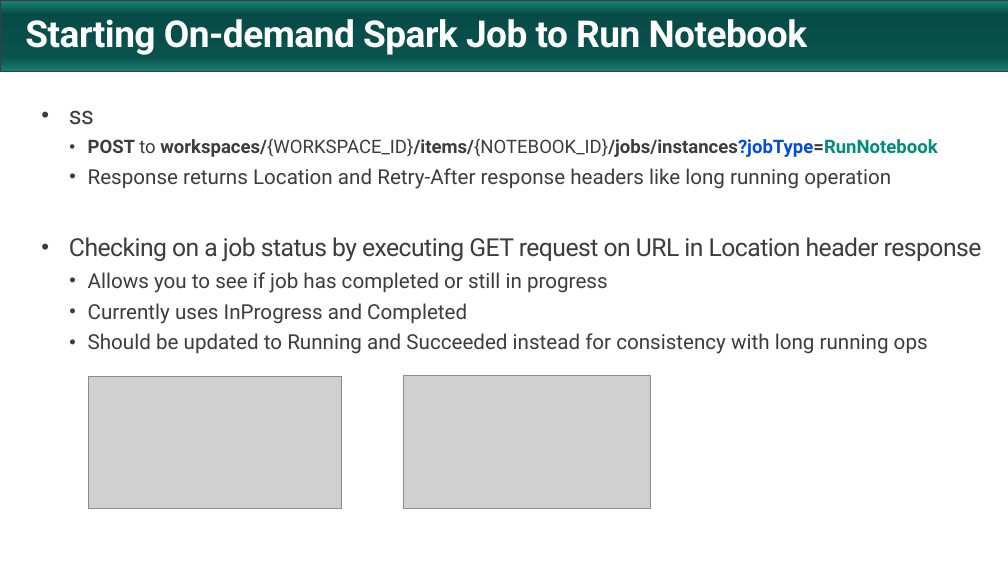
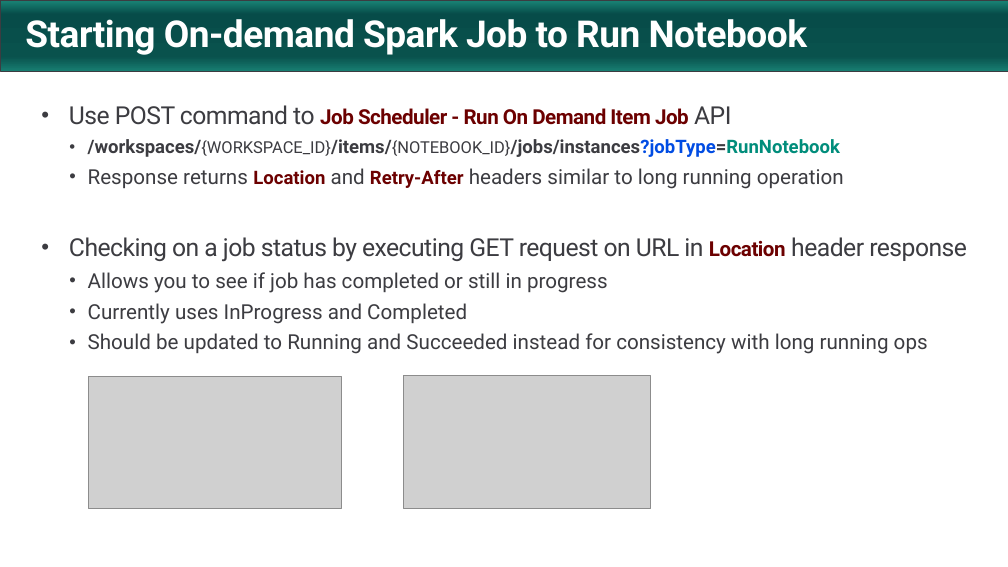
Before and after one commit to PowerBiDevCamp/FabricUserApiDemo, a slide deck: slide 40 of Getting Started.pptx (slide 39 before the commit). Drawn at 1008x567 pixels with LibreOffice and Linux fonts; fonts in the diff are those of the drawing; grey boxes stand for pictures; background and template pictures are left out. Boxes give left, top, right and bottom in pixels: in the first picture for what was removed or moved away, otherwise in the second. Text is boxed around its words. In the diff, an @@ line names an element or a change of style, - is before the commit and + after.

```diff
--- a/Getting Started.pptx
+++ b/Getting Started.pptx
@@ text at <box>69,105,844,189</box>: text changed; size 18 to 20 pt; bold on @@
-• ss
-  • POST to workspaces/{WORKSPACE_ID}/items/{NOTEBOOK_ID}/jobs/instances?jobType=RunNotebook
-  • Response returns Location and Retry-After response headers like long running operation
+• Use POST command to Job Scheduler - Run On Demand Item Job API
+  • /workspaces/{WORKSPACE_ID}/items/{NOTEBOOK_ID}/jobs/instances?jobType=RunNotebook
+  • Response returns Location and Retry-After headers similar to long running operation
@@ text at <box>69,237,967,262</box>: size 24 to 20 pt, text colour #3C3C41 to #6C0000, bold on in "Location" @@
```
Also in this commit, not shown: 12 other slides changed, 1 slide added.
